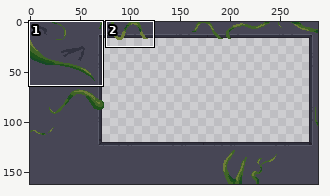
Sprite sheet: Assets/Art/UI/UIWindow.png. Above: a wide view before the commit, with the close-up outlined.
Close-up. Before:
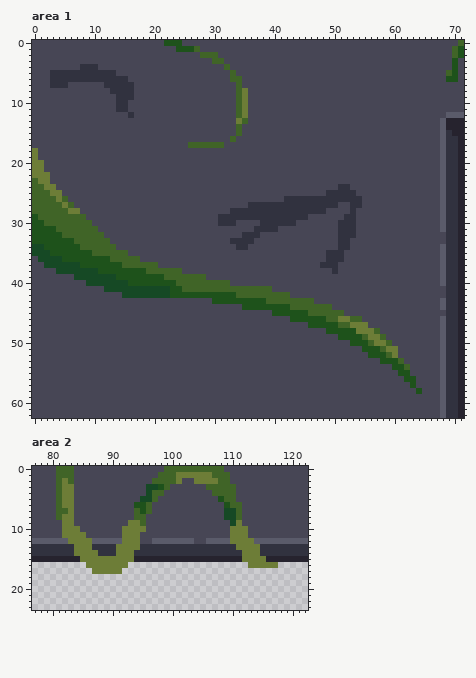
The file is 288x162 pixels. Shown: area 1: x 0..71, y 0..62; area 2: x 77..122, y 0..23. The commit also changed other parts of the picture, which this record leaves out.
Now the later version:
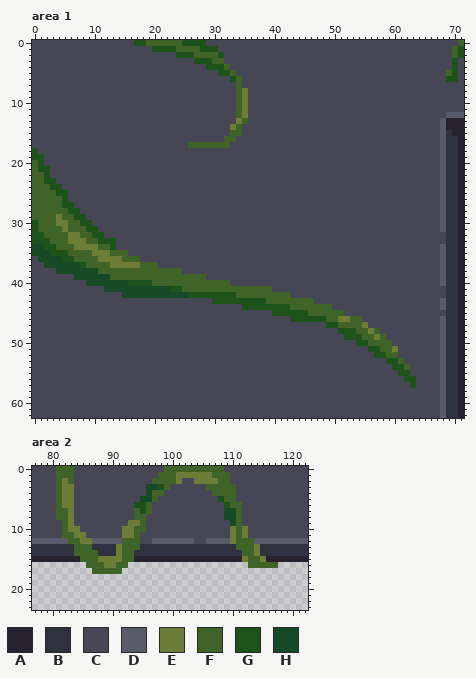
Palette (. is transparent): A #26232e  B #31323f  C #474655  D #5a5b6a  E #6d7d37  F #406427  G #1e521b  H #164925
Edits made:
Changed rows in their new state; - is an unchanged pixel.
Area 1:
first column x 0:
 0 -----------------GGFFFFFFGGGG--------------------------
 1 --------------------GGGGFFF-GGG------------------------
 2 ------------------------GGGF---G-----------------------
 3 ---------------------------GGG-------------------------
 4 --------CCC------------------GGG-----------------------
 5 ---CCCCCCCCCCC-----------------GG----------------------
 6 ---CCCCCCCCCCCCC-----------------G---------------------
 7 ---CCC------CCCCC--------------------------------------
 8 -------------CCCC--------------------------------------
 9 --------------CCC--------------------------------------
10 --------------CC---------------------------------------
11 --------------CC---------------------------------------
12 ----------------C--------------------------------------
14 ---------------------------------E---------------------
15 ---------------------------------F---------------------
16 --------------------------------F----------------------
17 --------------------------------F----------------------
18 G------------------------------------------------------
19 GG-----------------------------------------------------
20 FG-----------------------------------------------------
21 FGG----------------------------------------------------
22 FFG----------------------------------------------------
23 -FGG---------------------------------------------------
24 --FGG----------------------------------------------CC--
25 ---FGG-------------------------------------------CCCCC-
26 ----FG------------------------------------CCCCCCCCCCCCC
27 -----GG-----------------------------CCCCCCCCCCCCCCC--CC
28 ------GG-------------------------CCCCCCCCCCCCCCCC----C-
29 F---E--GG----------------------CCCCCCCCCCCCCCC------CC-
30 -F--EE--GG---------------------CCC----CCCCCC-------CCC-
31 -FFF-E---GG--------------------------CCCC----------CCC-
32 --FFF-EE--GG-----------------------CCC-------------CCC-
33 ---FFFEEE--GGG-------------------CCCC--------------CC--
34 ----FFFEEEE--G--------------------CC---------------CC--
35 ------FFFFEEE------------------------------------CCC---
36 -------FFFFEEEE----------------------------------CCC---
37 ---------FFFFEEEEE------------------------------CCC----
38 -----------FFFFFFFF-------------------------------C----
39 -------------FFFFFFFFF---------------------------------
40 --------------------FFFF-------------------------------
42 -----------------------HHH-----------------------------
first column x 46:
47 CCC----FF------
48 ---CC---FF-----
49 -----C----F----
50 -------C---FF--
51 ---------C---F-
52 ----------C---F
53 ------------C--
first column x 64:
58 C
Area 2:
first column x 82:
 8 F-----------------------------------
 9 F----------------------------F------
10 F-----------FF---------------F------
11 FF----------F----------------F------
12 -FF-------FFF----------------FFF----
13 --FFF-----FFF----------------FFF----
14 --FFFF----FF------------------FF----
15 ---FFF----FF-------------------FF---
16 ----FFF--FF--------------------FFFFF
17 -----FFFFF--------------------------
Boxes around the changes in both close-ups, in picture pixels (x1, y1, x2, y2):
changed: (50, 40, 236, 118)
changed: (224, 124, 236, 148)
changed: (32, 148, 188, 298)
changed: (218, 184, 362, 274)
changed: (308, 322, 398, 364)
changed: (416, 388, 422, 394)
changed: (62, 514, 146, 574)
changed: (236, 520, 278, 568)
